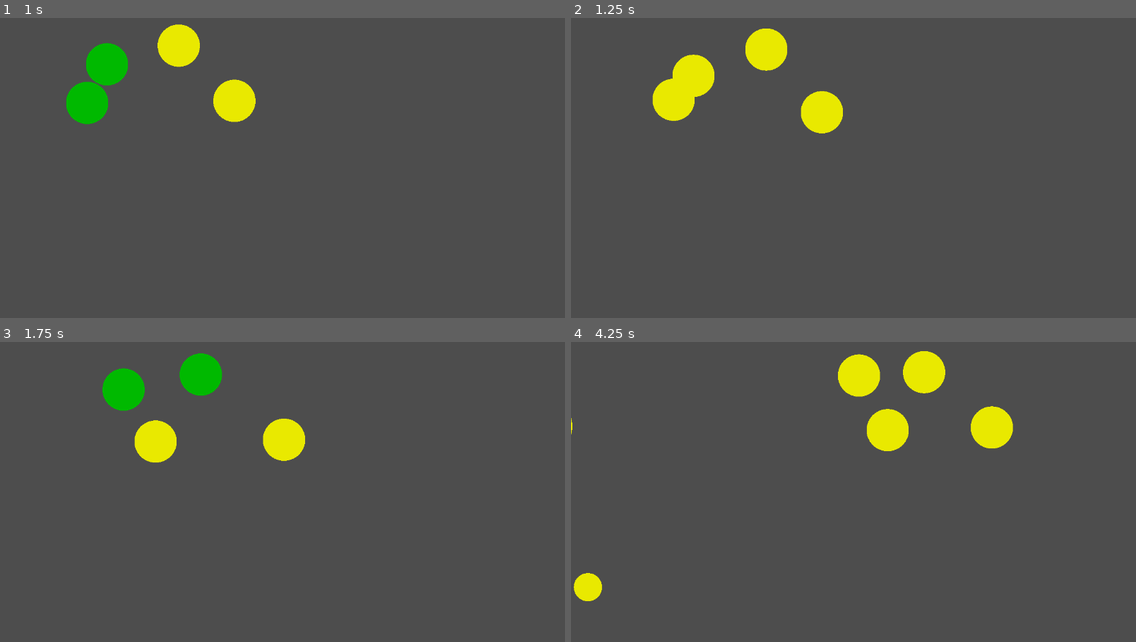
Above: before the commit, frames 1-4 (two rows, left to right).
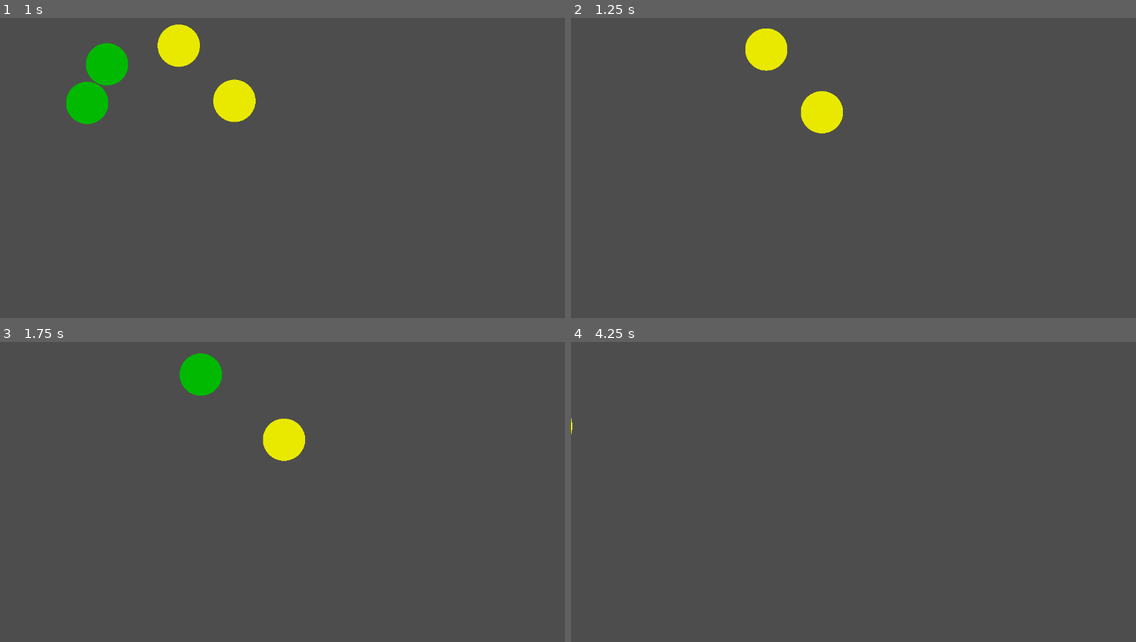
Above: after the commit, the same moments.

Repository: tiomke/bubbleout
Game: Godot game, scene res://gameplay.tscn
Two runs of this game, one before a commit and one after it. Both use one fixed random seed, a clock stepped at 60 frames per second and the inputs below.
Inputs (mouse positions are in pixels of both pictures, inside the frame that each line leads up to):
- Up to frame 1 (1 s): drag from (79, 99) to (146, 42) at 0.52 s
- Up to frame 2 (1.25 s): no input
- Up to frame 3 (1.75 s): drag from (197, 375) to (101, 423) at 1.27 s
- Up to frame 4 (4.25 s): move the mouse to (740, 468) at 2.02 s; click (740, 468) at 2.17 s; drag from (921, 438) to (836, 372) at 2.77 s; drag from (576, 600) to (836, 396) at 3.52 s

Frame 1 is identical in both runs. In frame 2, 1.5% of the frame differs, in the area x 14-26%, y 12-35%; in frame 3, 1.7%; in frame 4, 3.7%, in the area x 0-79%, y 3-87%.

Commit message:
add bubble disappear

Diff:
--- a/bubble.gd
+++ b/bubble.gd
@@ -96,23 +96,30 @@
 	if not get_viewport_rect().grow(-_radius).has_point(position):
 		return
 
-	prints("area entered>>area",get_node("Area2D"),area)
+	#prints("area entered>>area",get_node("Area2D"),area)
 	var other = area.owner as Bubble
 	if other and not other.is_destroying:
 		if other.size <= size and other.size <= 3 and size < max_size: # 比自己小的负面或者正面想法会被吸收
 			scale_up(other.size)
 			other.boom()
-			prints("absorb bubble>>node",self,other)
+			#prints("absorb bubble>>node",self,other)
 #endregion
 
 #region drag handle
 func enter_drag_mode():
+	if BubbleCtrl.is_chain_done:
+		return
 	if is_triggered:
 		return
-	if bubble_type != BubbleType.Positive:
-		return
-	is_triggered = true
-	join_chain();
+	if bubble_type == BubbleType.Positive:
+		is_triggered = true
+		join_chain();
+	else:
+		if BubbleCtrl.chain_count >= 3: #至少x个泡泡才能消除
+			scale_down(BubbleCtrl.chain_count+BubbleCtrl.chain_max_size)
+		BubbleCtrl.clean_chain_bubble()
+		BubbleCtrl.is_chain_done = true # 提前结束了
+
 func leave_drag_mode():
 	is_triggered = false
 func is_in_drag_mode():
@@ -152,7 +159,19 @@
 	size = min(max_size,size+delta_size)
 	speed = speed * tmp / size
 	reset_state()
+func scale_down(delta_size):
+	var tmp = size
+	size = max(0,size-delta_size)
+	if size <= 0:
+		disappear()
+	else:
+		speed = speed * tmp / size
+		reset_state()
+
 func boom():
+	is_destroying = true
+	destory()
+func disappear():
 	is_destroying = true
 	destory()
 #endregion
--- a/bubble_ctrl.gd
+++ b/bubble_ctrl.gd
@@ -2,11 +2,16 @@
 
 var bubble_list:Array
 var bubble_chain_list:Array
+var chain_count:=0
+var chain_total_size:=0
+var chain_max_size:=0
+var is_chain_done :=false # 当前泡泡链是否已经结束了
 
 func _input(event):
 	if event is InputEventMouseButton:
 		if event.button_index == MOUSE_BUTTON_LEFT and event.pressed == false:
 			clean_chain_bubble()
+			is_chain_done = false
 
 func add_bubble(bubble):
 	bubble_list.append(bubble)
@@ -15,11 +20,19 @@
 	bubble_list.erase(bubble)
 
 func add_chain_bubble(bubble):
+	chain_total_size += bubble.size
+	chain_max_size = max(chain_max_size,bubble.size)
+	chain_count += 1
 	bubble_chain_list.append(bubble)
-func remove_chain_bubble(bubble):
+
+func remove_chain_bubble(bubble): # 只是个防御处理
 	bubble_chain_list.erase(bubble)
 
 func clean_chain_bubble():
+	chain_total_size = 0
+	chain_max_size = 0
+	chain_count = 0
 	for bubble in bubble_chain_list:
 		bubble.clear_chain_info()
+		bubble.call_deferred("disappear")
 	bubble_chain_list.clear()
